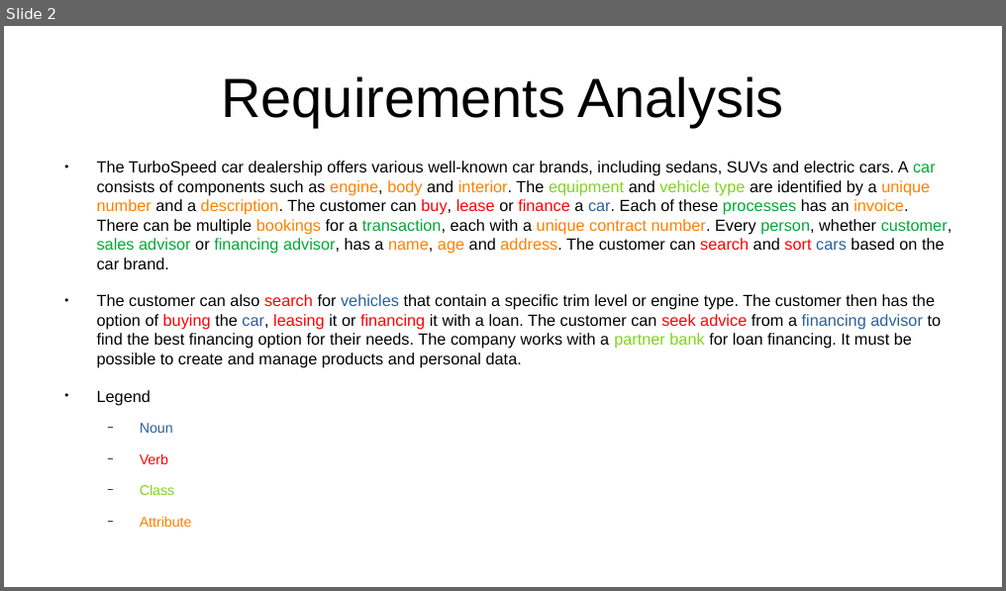
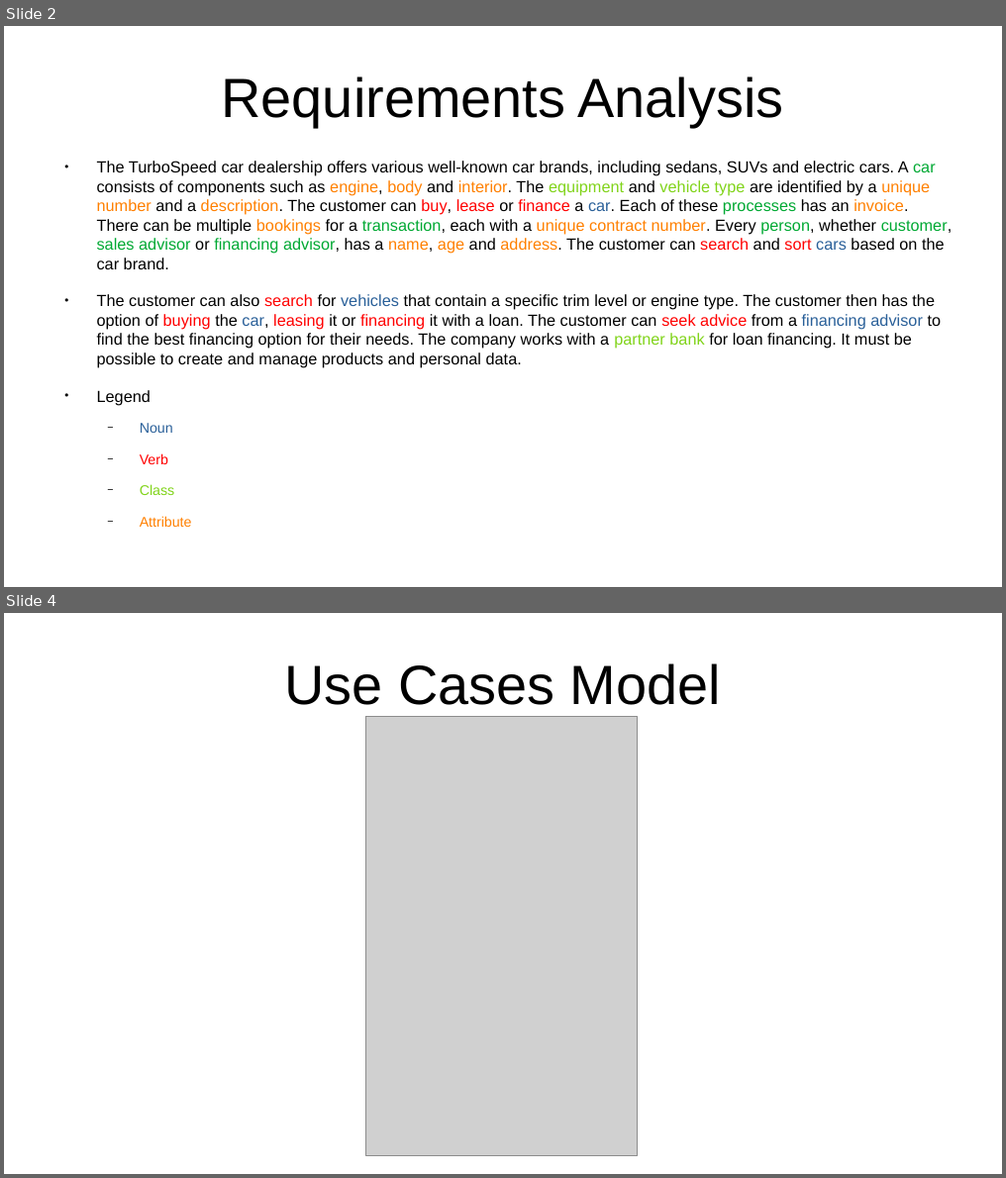
Before and after one commit to al8111/Java-UML-SWT, a slide deck: presentation.odp. Shown one above the other, each under a label of ours: slide 2 before the commit, slides 2 and 4 after it; the slides between them are not shown. The pictures are 1006x591 and 1006x1178 pixels, drawn with LibreOffice and Linux fonts; fonts in the diff are those of the drawing; grey boxes stand for pictures. Boxes give left, top, right and bottom in pixels: in the first picture for what was removed or moved away, otherwise in the second. Text is boxed around its words. In the diff, an @@ line names an element or a change of style, - is before the commit and + after.

```diff
--- a/presentation.odp
+++ b/presentation.odp
@@ slide 4 added at [4, 613, 1002, 1174], background #FFFFFF @@
@@ title added at [284, 663, 721, 705], 44 pt, text #000000 @@
+Use Cases Model
@@ picture added at [366, 717, 638, 1157] @@
```
Also in this commit, not shown: 2 other slides added, 41 other files.
